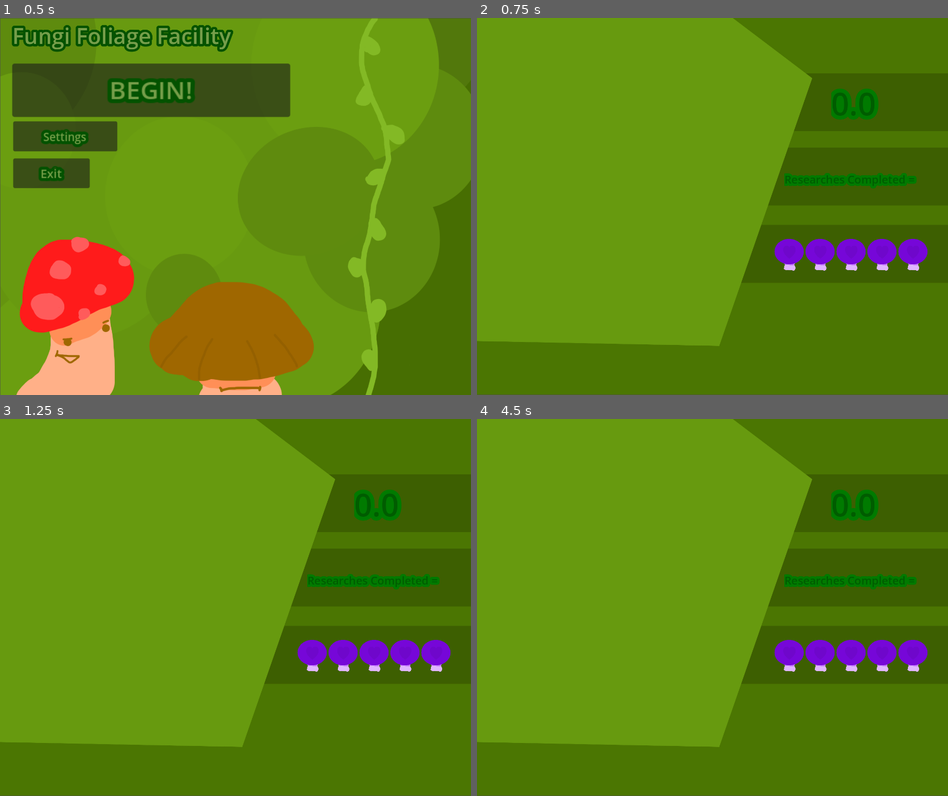
Above: before the commit, frames 1-4 (two rows, left to right).
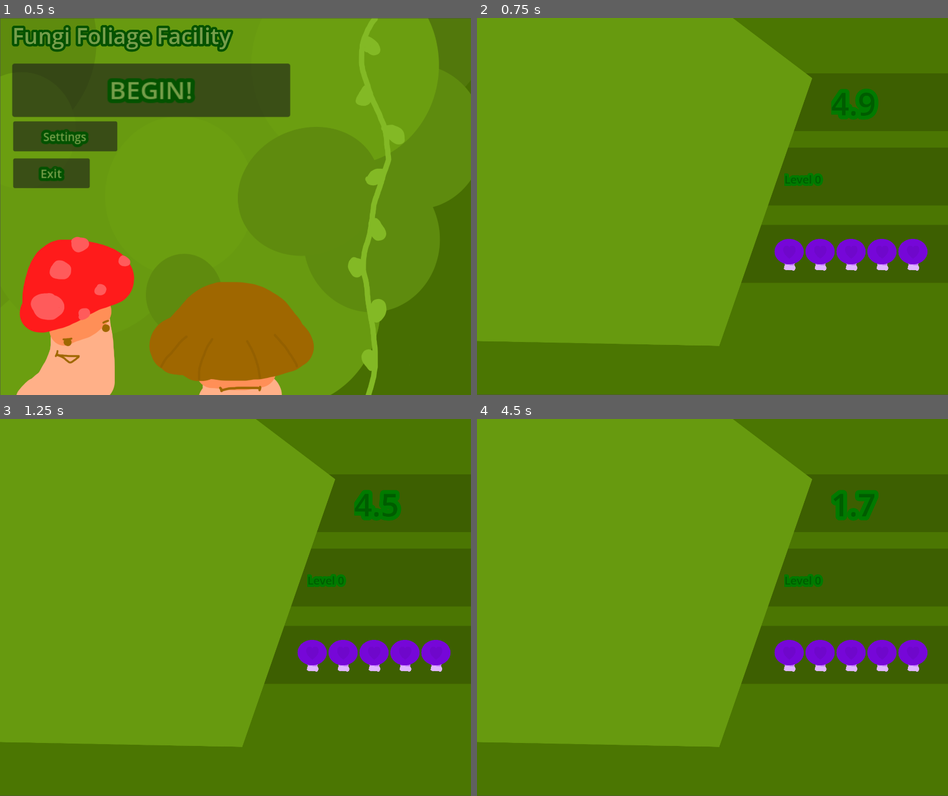
Above: after the commit, the same moments.

Repository: Jacobscoolthingamajigs/Epik-WarioWareGame
Game: Godot game, scene res://titlescreen.tscn
Same seed, same stepped clock (60 frames per second), same inputs: the game is played once before the commit and once after it.
Inputs (mouse positions are in pixels of both pictures, inside the frame that each line leads up to):
- Up to frame 1 (0.5 s): no input
- Up to frame 2 (0.75 s): click "BEGIN!" at 0.5 s
- Up to frame 3 (1.25 s): no input
- Up to frame 4 (4.5 s): tap Enter (ui_accept) at 1.25, 1.35, 1.52, 1.82, 2, 2.27, 2.3, 2.57, 2.75, 3.05, 3.5, 3.6, 3.77, 4.07 s; move the mouse to (816, 588) at 1.27 s; hold Right (ui_right) 1.28-2.78 s; click (816, 588) at 1.42 s; move the mouse to (618, 626) at 2.02 s; tap Alt at 2.1, 4.35 s; move the mouse to (759, 524) at 2.77 s; hold Left (ui_left) 2.78-3.53 s; tap Shift at 2.85 s; move the mouse to (688, 682) at 3.52 s; hold Right (ui_right) from 3.53 s (still down); click (688, 682) at 3.67 s; move the mouse to (853, 664) at 4.27 s

Frame 1 is identical in both runs. In frame 2, 0.8% of the frame differs, in the area x 65-94%, y 18-46%; in frame 3, 0.9%; in frame 4, 1.0%.

Commit message:
minigame1
cool

Diff:
--- /dev/null
+++ b/garlic_.gd
@@ -0,0 +1,23 @@
+extends Node2D
+
+@onready var player: CharacterBody2D = $"../Player" # grabs the parent node
+@onready var self_area = $Area2D
+@onready var player_area = $"../Player/Area2D"
+
+# make a signal
+signal garlic_collected
+
+func _process(_delta: float) -> void: # this runs EVERY FRAME!
+
+	if player_area.overlaps_area(self_area): # checks if overlapping
+		if self.visible:
+			emit_signal("garlic_collected") #signal broadcast
+			self.hide() #removed from player sight; collected
+
+
+# Because you're emitting a signal here, you need to connect that signal to
+# something to actually make it do a function. To do that, go to the
+# `Signals` menu next to the inspector tab and double click it.
+# You would then need to connect it to the parent script or scene script
+# and also name it something. You can name it ` garlic_collect` as seen
+# below, in the next script.
--- a/level_scene.tscn
+++ b/level_scene.tscn
@@ -1,9 +1,11 @@
-[gd_scene load_steps=3 format=3 uid="uid://dpfe4sxl2mncp"]
+[gd_scene load_steps=4 format=3 uid="uid://dpfe4sxl2mncp"]
 
+[ext_resource type="Script" uid="uid://nj322p3cb6ad" path="res://timer_screen.gd" id="1_3mivm"]
 [ext_resource type="Texture2D" uid="uid://cqrjjl48q70ye" path="res://Drawing.sketchpad.jpeg" id="1_187gu"]
 [ext_resource type="Texture2D" uid="uid://frqpb6b6hut1" path="res://Drawing.sketchpad.png" id="2_187gu"]
 
 [node name="Level_scene" type="Node2D"]
+script = ExtResource("1_3mivm")
 
 [node name="TextureRect" type="TextureRect" parent="."]
 offset_right = 40.0
@@ -11,34 +13,34 @@
 scale = Vector2(0.499928, 0.499603)
 texture = ExtResource("1_187gu")
 
-[node name="Shroomtainer" type="HBoxContainer" parent="."]
+[node name="GarlicCotainer" type="HBoxContainer" parent="."]
 offset_left = 945.0
 offset_top = 699.0
 offset_right = 5021.0
 offset_bottom = 1539.0
 scale = Vector2(0.120706, 0.127062)
 
-[node name="CoolShroom" type="TextureRect" parent="Shroomtainer"]
+[node name="Garlic" type="TextureRect" parent="GarlicCotainer"]
 layout_mode = 2
 texture = ExtResource("2_187gu")
 
-[node name="CoolShroom2" type="TextureRect" parent="Shroomtainer"]
+[node name="Garlic2" type="TextureRect" parent="GarlicCotainer"]
 layout_mode = 2
 texture = ExtResource("2_187gu")
 
-[node name="CoolShroom3" type="TextureRect" parent="Shroomtainer"]
+[node name="Garlic3" type="TextureRect" parent="GarlicCotainer"]
 layout_mode = 2
 texture = ExtResource("2_187gu")
 
-[node name="CoolShroom4" type="TextureRect" parent="Shroomtainer"]
+[node name="Garlic4" type="TextureRect" parent="GarlicCotainer"]
 layout_mode = 2
 texture = ExtResource("2_187gu")
 
-[node name="CoolShroom5" type="TextureRect" parent="Shroomtainer"]
+[node name="Garlic5" type="TextureRect" parent="GarlicCotainer"]
 layout_mode = 2
 texture = ExtResource("2_187gu")
 
-[node name="level" type="RichTextLabel" parent="."]
+[node name="Level" type="RichTextLabel" parent="."]
 offset_left = 979.0
 offset_top = 489.0
 offset_right = 1465.0
--- /dev/null
+++ b/minigame_1.tscn
@@ -0,0 +1,144 @@
+[gd_scene load_steps=7 format=3 uid="uid://max6f1jxvscu"]
+
+[ext_resource type="Texture2D" uid="uid://3uyedyk52nif" path="res://Drawing-2.sketchpad-3.png" id="1_gi7k6"]
+[ext_resource type="PackedScene" uid="uid://drh4ctkrxsrgj" path="res://player.tscn" id="2_0hvi2"]
+[ext_resource type="Texture2D" uid="uid://frqpb6b6hut1" path="res://Drawing.sketchpad.png" id="3_0hvi2"]
+[ext_resource type="Script" uid="uid://cr1xsekfjp6rp" path="res://garlic_.gd" id="3_r6gmb"]
+
+[sub_resource type="RectangleShape2D" id="RectangleShape2D_r6gmb"]
+size = Vector2(596.784, 48.4148)
+
+[sub_resource type="CircleShape2D" id="CircleShape2D_wh6qq"]
+radius = 78.0256
+
+[node name="Minigame_1" type="Node2D"]
+
+[node name="Scrolling Background" type="Parallax2D" parent="."]
+repeat_size = Vector2(1000, 0)
+autoscroll = Vector2(100, 0)
+
+[node name="Background" type="TextureRect" parent="Scrolling Background"]
+offset_left = -17.0
+offset_top = 10.0
+offset_right = 2983.0
+offset_bottom = 2410.0
+scale = Vector2(0.504495, 0.495949)
+texture = ExtResource("1_gi7k6")
+
+[node name="Platform1" type="StaticBody2D" parent="."]
+position = Vector2(-108, 44)
+scale = Vector2(2.78106, 1.66966)
+
+[node name="ColorRect" type="ColorRect" parent="Platform1"]
+offset_left = 14.0
+offset_top = 665.0
+offset_right = 614.0
+offset_bottom = 705.0
+scale = Vector2(1, 2.67698)
+color = Color(4.21144e-08, 0.187851, 0.140087, 1)
+
+[node name="CollisionShape2D" type="CollisionShape2D" parent="Platform1"]
+position = Vector2(314.628, 719.307)
+scale = Vector2(1, 2.10758)
+shape = SubResource("RectangleShape2D_r6gmb")
+
+[node name="Player" parent="Platform1" instance=ExtResource("2_0hvi2")]
+position = Vector2(-19.7766, 25.1548)
+scale = Vector2(0.506876, 0.634769)
+
+[node name="Platform2" type="StaticBody2D" parent="."]
+position = Vector2(-108, 44)
+scale = Vector2(2.78106, 1.66966)
+
+[node name="ColorRect" type="ColorRect" parent="Platform2"]
+offset_left = 308.155
+offset_top = 515.074
+offset_right = 908.155
+offset_bottom = 555.074
+scale = Vector2(2.05094, 1.17904)
+color = Color(4.21144e-08, 0.187851, 0.140087, 1)
+
+[node name="CollisionShape2D" type="CollisionShape2D" parent="Platform2"]
+position = Vector2(845.72, 540.828)
+rotation = 3.14159
+scale = Vector2(1.79824, -1.03439)
+shape = SubResource("RectangleShape2D_r6gmb")
+
+[node name="Platform3" type="StaticBody2D" parent="."]
+position = Vector2(-108, 44)
+scale = Vector2(2.78106, 1.66966)
+
+[node name="ColorRect" type="ColorRect" parent="Platform3"]
+offset_left = -382.228
+offset_top = 337.793
+offset_right = 217.772
+offset_bottom = 377.793
+scale = Vector2(0.99502, 0.939812)
+color = Color(4.21144e-08, 0.187851, 0.140087, 1)
+
+[node name="CollisionShape2D" type="CollisionShape2D" parent="Platform3"]
+position = Vector2(-86.2979, 357.557)
+rotation = 3.14159
+scale = Vector2(0.99623, -0.702818)
+shape = SubResource("RectangleShape2D_r6gmb")
+
+[node name="Garlic_" type="Node2D" parent="."]
+position = Vector2(3.05176e-05, 0)
+scale = Vector2(1, 1)
+script = ExtResource("3_r6gmb")
+
+[node name="Garlic" type="TextureRect" parent="Garlic_"]
+offset_left = 507.0
+offset_top = 1027.0
+offset_right = 1319.0
+offset_bottom = 1867.0
+rotation = 0.0124322
+scale = Vector2(0.156154, 0.156632)
+texture = ExtResource("3_0hvi2")
+
+[node name="Area2D" type="Area2D" parent="Garlic_"]
+position = Vector2(-1.00003, 2)
+
+[node name="CollisionShape2D" type="CollisionShape2D" parent="Garlic_/Area2D"]
+position = Vector2(570, 1090)
+shape = SubResource("CircleShape2D_wh6qq")
+
+[node name="Garlic_2" type="Node2D" parent="."]
+position = Vector2(3.05176e-05, 0)
+scale = Vector2(1, 1)
+
+[node name="Garlic" type="TextureRect" parent="Garlic_2"]
+offset_left = 934.0
+offset_top = 779.0
+offset_right = 1746.0
+offset_bottom = 1619.0
+rotation = 0.0124322
+scale = Vector2(0.156154, 0.156632)
+texture = ExtResource("3_0hvi2")
+
+[node name="Area2D" type="Area2D" parent="Garlic_2"]
+position = Vector2(-1.00003, 2)
+
+[node name="CollisionShape2D" type="CollisionShape2D" parent="Garlic_2/Area2D"]
+position = Vector2(998, 842)
+shape = SubResource("CircleShape2D_wh6qq")
+
+[node name="Garlic_3" type="Node2D" parent="."]
+position = Vector2(3.05176e-05, 0)
+scale = Vector2(1, 1)
+
+[node name="Garlic" type="TextureRect" parent="Garlic_3"]
+offset_left = 92.9999
+offset_top = 478.0
+offset_right = 905.0
+offset_bottom = 1318.0
+rotation = 0.0124322
+scale = Vector2(0.156154, 0.156632)
+texture = ExtResource("3_0hvi2")
+
+[node name="Area2D" type="Area2D" parent="Garlic_3"]
+position = Vector2(-1.00003, 2)
+
+[node name="CollisionShape2D" type="CollisionShape2D" parent="Garlic_3/Area2D"]
+position = Vector2(160, 547)
+shape = SubResource("CircleShape2D_wh6qq")
--- /dev/null
+++ b/node_2d.gd
@@ -0,0 +1,28 @@
+extends Node2D
+@onready var timer: RichTextLabel = $timer #literally just the richlabeltext
+
+var time : float
+
+# Called when the node enters the scene tree for the first time.
+func _ready() -> void:
+	pass
+
+# Called every frame. 'delta' is the elapsed time since the previous frame.
+func _process(_delta: float) -> void:
+	timer.text = str(snapped(time, 0.10)) # this makes names easier
+
+func Timer(start_time: float): # making a new function for timer countdown!
+	# we want the timer to go down, and when it reaches 0 it transitions
+	# to the next scene!
+
+	time = start_time
+
+	while time > 0.0: # run if timer hasnt reached 0
+		await wait(0.10)
+		time = time - 0.10
+
+	#when timer reaches 0
+	return
+
+func wait(seconds: float) -> void: # write this simple function out for wait!
+	await get_tree().create_timer(seconds).timeout # makes u wait
--- /dev/null
+++ b/node_2d.tscn
@@ -0,0 +1,10 @@
+[gd_scene load_steps=2 format=3 uid="uid://xa03r5c2ktcv"]
+
+[ext_resource type="Script" uid="uid://cm4g8av6dejuq" path="res://node_2d.gd" id="1_wtcfe"]
+
+[node name="Node2D" type="Node2D"]
+script = ExtResource("1_wtcfe")
+
+[node name="RichTextLabel" type="RichTextLabel" parent="."]
+offset_right = 40.0
+offset_bottom = 40.0
--- /dev/null
+++ b/player.gd
@@ -0,0 +1,25 @@
+extends CharacterBody2D
+
+
+const SPEED = 500.0
+const JUMP_VELOCITY = -900.0
+
+
+func _physics_process(delta: float) -> void:
+	# Add the gravity.
+	if not is_on_floor():
+		velocity += get_gravity() * delta
+
+	# Handle jump.
+	if Input.is_action_just_pressed("ui_accept") and is_on_floor():
+		velocity.y = JUMP_VELOCITY
+
+	# Get the input direction and handle the movement/deceleration.
+	# As good practice, you should replace UI actions with custom gameplay actions.
+	var direction := Input.get_axis("ui_left", "ui_right")
+	if direction:
+		velocity.x = direction * SPEED
+	else:
+		velocity.x = move_toward(velocity.x, 0, SPEED)
+
+	move_and_slide()
--- /dev/null
+++ b/player.tscn
@@ -0,0 +1,19 @@
+[gd_scene load_steps=4 format=3 uid="uid://drh4ctkrxsrgj"]
+
+[ext_resource type="Texture2D" uid="uid://bfs27wclclx8g" path="res://Drawing.sketchpad-2.png" id="1_4flbx"]
+[ext_resource type="Script" uid="uid://vnvemtnau6gh" path="res://player.gd" id="1_onrkg"]
+
+[sub_resource type="CircleShape2D" id="CircleShape2D_onrkg"]
+
+[node name="Player" type="CharacterBody2D"]
+script = ExtResource("1_onrkg")
+
+[node name="Sprite2D" type="Sprite2D" parent="."]
+position = Vector2(216, 825)
+scale = Vector2(0.359316, 0.375331)
+texture = ExtResource("1_4flbx")
+
+[node name="CollisionShape2D" type="CollisionShape2D" parent="."]
+position = Vector2(223, 833)
+scale = Vector2(6.86046, 15.044)
+shape = SubResource("CircleShape2D_onrkg")
--- a/project.godot
+++ b/project.godot
@@ -23,6 +23,7 @@
 
 window/size/viewport_width=1500
 window/size/viewport_height=1200
+window/stretch/mode="viewport"
 
 [editor_plugins]
 
--- /dev/null
+++ b/timer_screen.gd
@@ -0,0 +1,69 @@
+extends Node2D
+@onready var garlic_container: HBoxContainer = $GarlicContainer
+@onready var garlic: TextureRect = $GarlicContainer/Garlic
+@onready var garlic_2: TextureRect = $GarlicContainer/Garlic2
+@onready var garlic_3: TextureRect = $GarlicContainer/Garlic3
+@onready var garlic_4: TextureRect = $GarlicContainer/Garlic4
+@onready var garlic_5: TextureRect = $GarlicContainer/Garlic5
+@onready var level: RichTextLabel = $Level
+@onready var timer: RichTextLabel = $Timer
+
+var time
+
+func _ready() -> void:
+	await Timer(5.0) # using the function created
+
+	if Global.minigames_done < 3: # if you havent completed 3 minigames yet
+		Global.minigames_done = Global.minigames_done +1
+		get_tree().change_scene_to_file("res://scenes/minigame_" + str(Global.minigames_done) + ".tscn") # changes your scene by arranging this frankenstein path.
+# Above, your script is being told to go to the next minigame. If the
+# current minigame is Level 1, then you would be on minigame 1. If you
+# complete that level, you have the minigames_done add one, and then you
+# look for the scene titled `minigame_` and then whatever minigame number
+# should be next. Make sure you name your minigame saves appropriately.
+
+	else:
+		get_tree().change_scene_to_file("res://scenes/title_screen.tscn") # changes your scene
+
+
+func _process(_delta: float) -> void: # runs EVERY FRAME
+	match Global.lives: # asks or checks if lives is equal to one of
+#these values, cool hack. by the way this is a horrid way to illustrate the
+#lives visually so later you can always find alternative code. Now, dw abt it.
+
+		4:
+			garlic.hide()
+		3:
+			garlic.hide()
+			garlic_2.hide()
+		2:
+			garlic.hide()
+			garlic_2.hide()
+			garlic_3.hide()
+		1:
+			garlic.hide()
+			garlic_2.hide()
+			garlic_3.hide()
+			garlic_4.hide()
+		0:
+			garlic_container.hide() # just hides everything
+
+	timer.text = str(time) # make ths text reflect the value of the time variable. this makes names easier. the str() converts the int to a String
+	level.text = "Level " + str(Global.minigames_done) # this tells you want minigame you're on using concatenation (google the word yo)
+
+func Timer(start_time: float): # making a new function for timer countdown!
+	# we want the timer to go down, and when it reaches 0 it transitions
+	# to the next scene!
+
+	time = start_time # make the timer, which is reflected through the timer text, start at your desired number
+
+	while time > 0.0: # run if timer hasnt reached 0
+		await wait(0.1) # asks script to wait on this function. the 'wait' name for the function does nothing here, as await is just telling the scrpit to wait for the function to complete before progressing
+		time -= 0.1 # remove 0.1
+		# progressively get the value smaller and smaller
+
+	#when timer reaches 0
+	return
+
+func wait(seconds: float) -> void: # write this simple function out for wait!
+	await get_tree().create_timer(seconds).timeout # makes u wait, dw abt this being complex '''
--- a/titlescreen.tscn
+++ b/titlescreen.tscn
@@ -3,7 +3,7 @@
 [ext_resource type="Texture2D" uid="uid://ckla7pl5fum15" path="res://Drawing-1.sketchpad.png" id="1_cjnew"]
 [ext_resource type="Script" uid="uid://whdbwv4xelet" path="res://titlescreen.gd" id="1_goadl"]
 
-[node name="TITLESCREEN" type="Node2D"]
+[node name="title_screen" type="Node2D"]
 script = ExtResource("1_goadl")
 
 [node name="Backround" type="TextureRect" parent="."]
Binary file added: Drawing-2.sketchpad-2.png
Not shown, added: Drawing-2.sketchpad-2.png.import
Binary file added: Drawing-2.sketchpad-3.png
Not shown, added: Drawing-2.sketchpad-3.png.import
Binary file added: Drawing-2.sketchpad.png
Not shown, added: Drawing-2.sketchpad.png.import
Binary file added: Drawing.sketchpad-2.png
Not shown, added: Drawing.sketchpad-2.png.import
Not shown, added: garlic_.gd.uid
Not shown, added: node_2d.gd.uid
Not shown, added: player.gd.uid
Not shown, added: timer_screen.gd.uid
